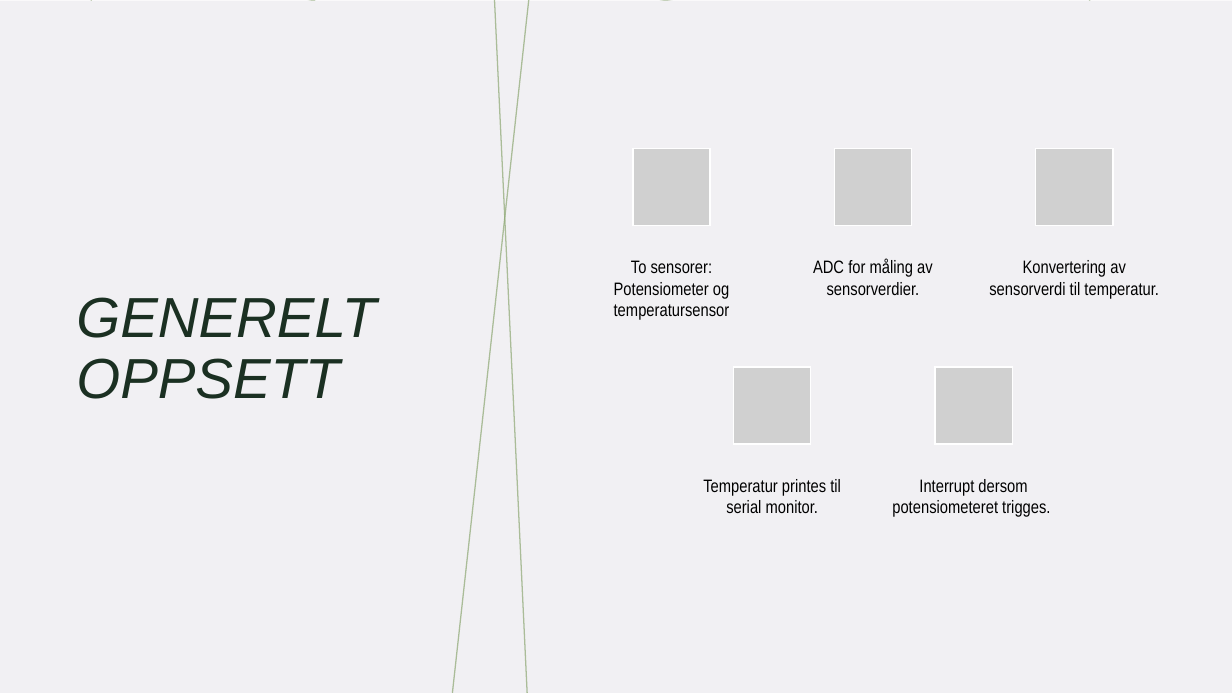
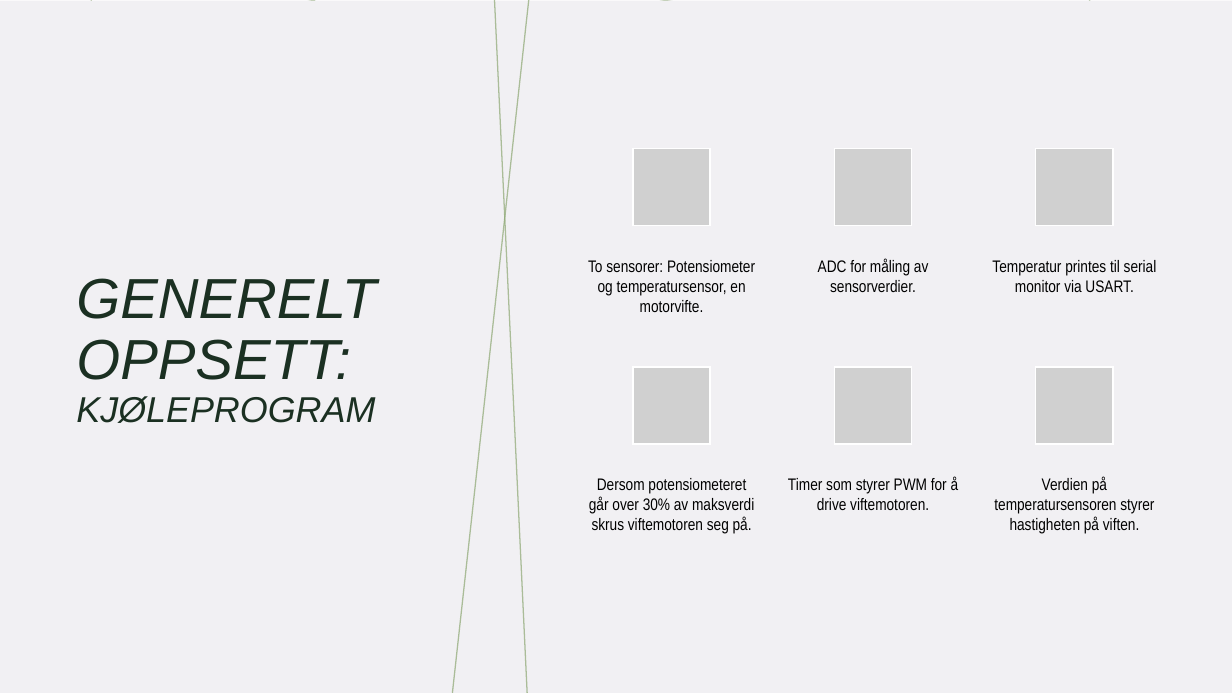
Before and after one commit to IELET2111-project/Hourglass, a slide deck: slide 3 of Presentasjon mikrokontrollere.pptx. Drawn at 1232x693 pixels with LibreOffice and Linux fonts; fonts in the diff are those of the drawing; grey boxes stand for pictures. Boxes give left, top, right and bottom in pixels: in the first picture for what was removed or moved away, otherwise in the second. Text is boxed around its words. In the diff, an @@ line names an element or a change of style, - is before the commit and + after.

```diff
--- a/Presentasjon mikrokontrollere.pptx
+++ b/Presentasjon mikrokontrollere.pptx
@@ text at [588, 260, 755, 312]: text changed; size 14 to 13 pt @@
-To sensorer: Potensiometer og temperatursensor
+To sensorer: Potensiometer og temperatursensor, en motorvifte.
@@ text "ADC for måling av sensorverdier." at [818, 258, 928, 292]: size 14 to 13 pt @@
@@ text at [992, 260, 1157, 292]: text changed; size 14 to 13 pt @@
-Temperatur printes til serial monitor.
+Temperatur printes til serial monitor via USART.
@@ title at [76, 278, 376, 423]: text changed @@
-GENERELT OPPSETT
+GENERELT OPPSETT: KJØLEPROGRAM
@@ group removed at [734, 260, 1159, 517]: 2 texts, 2 pictures @@
-Konvertering av sensorverdi til temperatur.
-Interrupt dersom potensiometeret trigges.
@@ group added at [589, 367, 1154, 534]: 3 pictures, 3 texts @@
+Dersom potensiometeret går over 30% av maksverdi skrus viftemotoren seg på.
+Timer som styrer PWM for å drive viftemotoren.
+Verdien på temperatursensoren styrer hastigheten på viften.
```
Also in this commit, not shown: 2 other slides changed, 2 other files.
